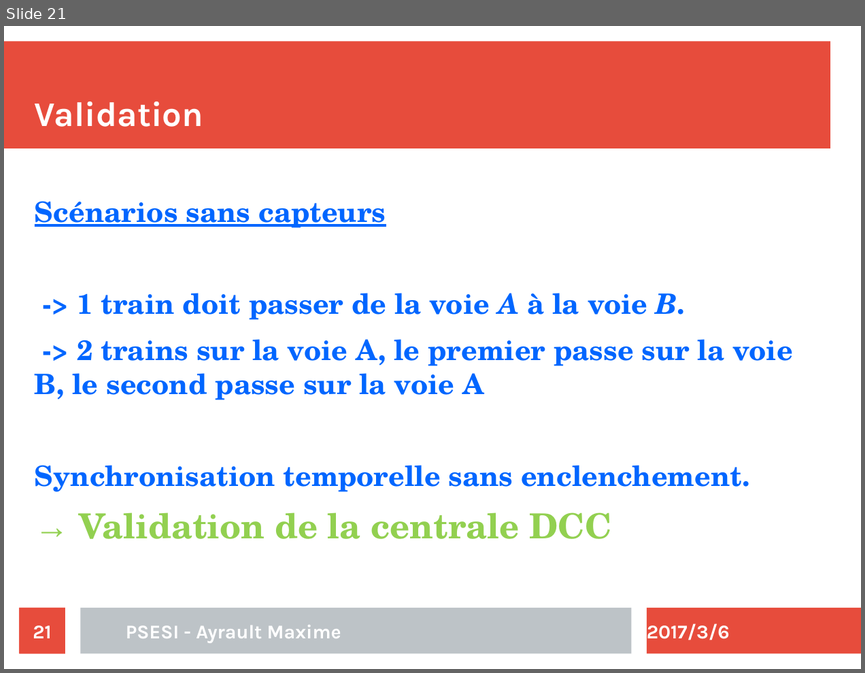
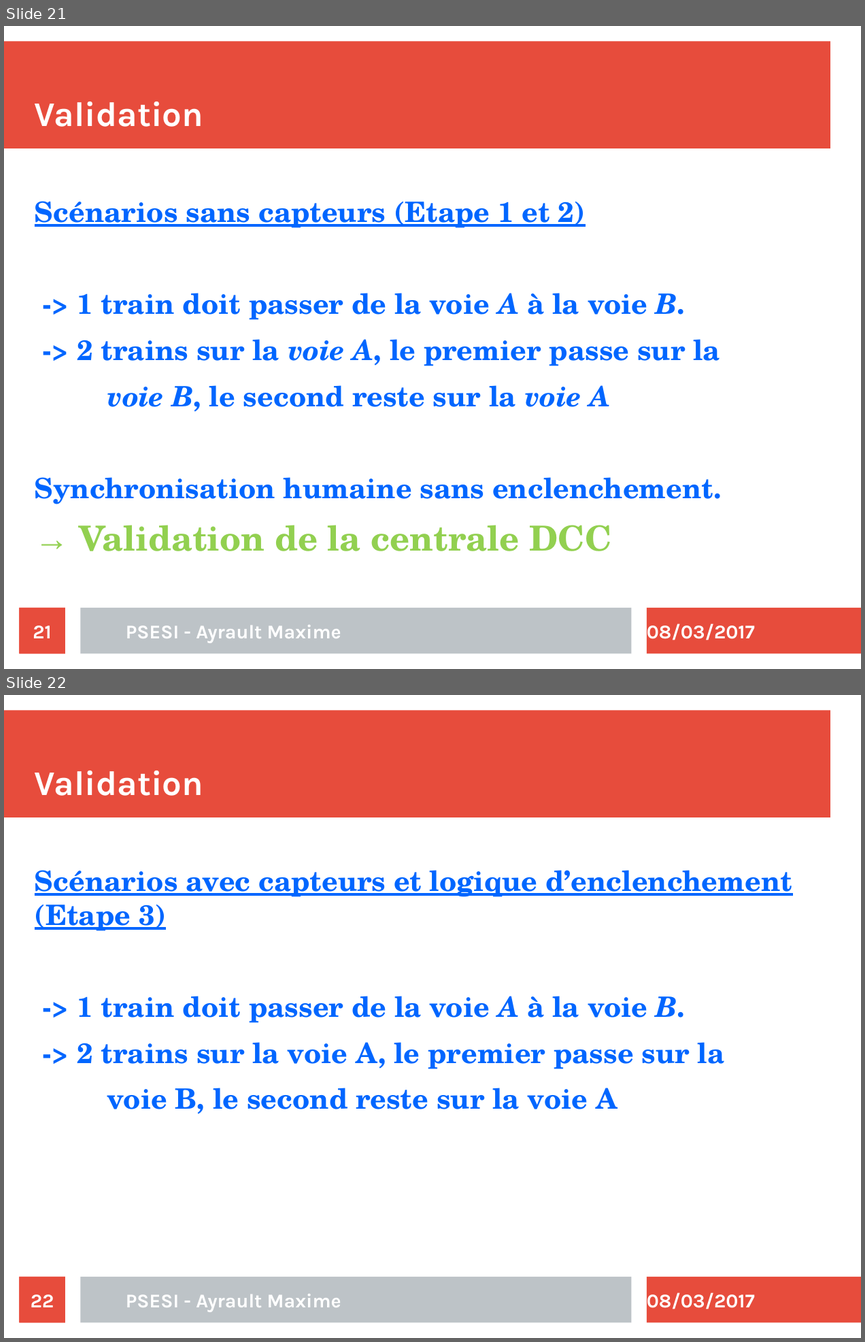
Before and after one commit to maximouth/CBI, a slide deck: Presentation/presentation.odp. Shown one above the other, each under a label of ours: slide 21 before the commit, slides 21 and 22 after it. The pictures are 865x673 and 865x1342 pixels, drawn with LibreOffice and Linux fonts; fonts in the diff are those of the drawing. Boxes give left, top, right and bottom in pixels: in the first picture for what was removed or moved away, otherwise in the second. Text is boxed around its words. In the diff, an @@ line names an element or a change of style, - is before the commit and + after.

```diff
--- a/Presentation/presentation.odp
+++ b/Presentation/presentation.odp
@@ slide 22 added at bbox=[4, 695, 861, 1338], background #FFFFFF; not listed: 4 template elements that a slide beside it also shows @@
@@ title added at bbox=[35, 770, 203, 796], 32 pt, text #FFFFFF, bold @@
+Validation
@@ text added at bbox=[35, 870, 792, 1114], 26 pt, text #0066FF, bold @@
+Scénarios avec capteurs et logique d’enclenchement (Etape 3)
+-> 1 train doit passer de la voie A à la voie B.
+-> 2 trains sur la voie A, le premier passe sur la
+voie B, le second reste sur la voie A
@@ page number added at bbox=[20, 1276, 65, 1323], fill #E74C3C, 18 pt, text #FFFFFF, bold @@
+22
@@ text added at bbox=[126, 1293, 341, 1312], 18 pt, text #FFFFFF, bold @@
+PSESI - Ayrault Maxime
@@ text added at bbox=[647, 1292, 755, 1309], 18 pt, text #FFFFFF, bold @@
+08/03/2017
@@ slide 21 changed as well @@
@@ text at bbox=[35, 201, 585, 228]: text changed @@
-Scénarios sans capteurs
+Scénarios sans capteurs (Etape 1 et 2)
@@ text at bbox=[35, 339, 721, 504]: text changed @@
--> 2 trains sur la voie A, le premier passe sur la voie B, le second passe sur la voie A
-Synchronisation temporelle sans enclenchement.
+-> 2 trains sur la voie A, le premier passe sur la
+voie B, le second reste sur la voie A
+Synchronisation humaine sans enclenchement.
@@ text at bbox=[647, 623, 755, 640]: text changed @@
-2017/3/6
+08/03/2017
```
Also in this commit, not shown: 22 other slides changed, 1 other slide added.
